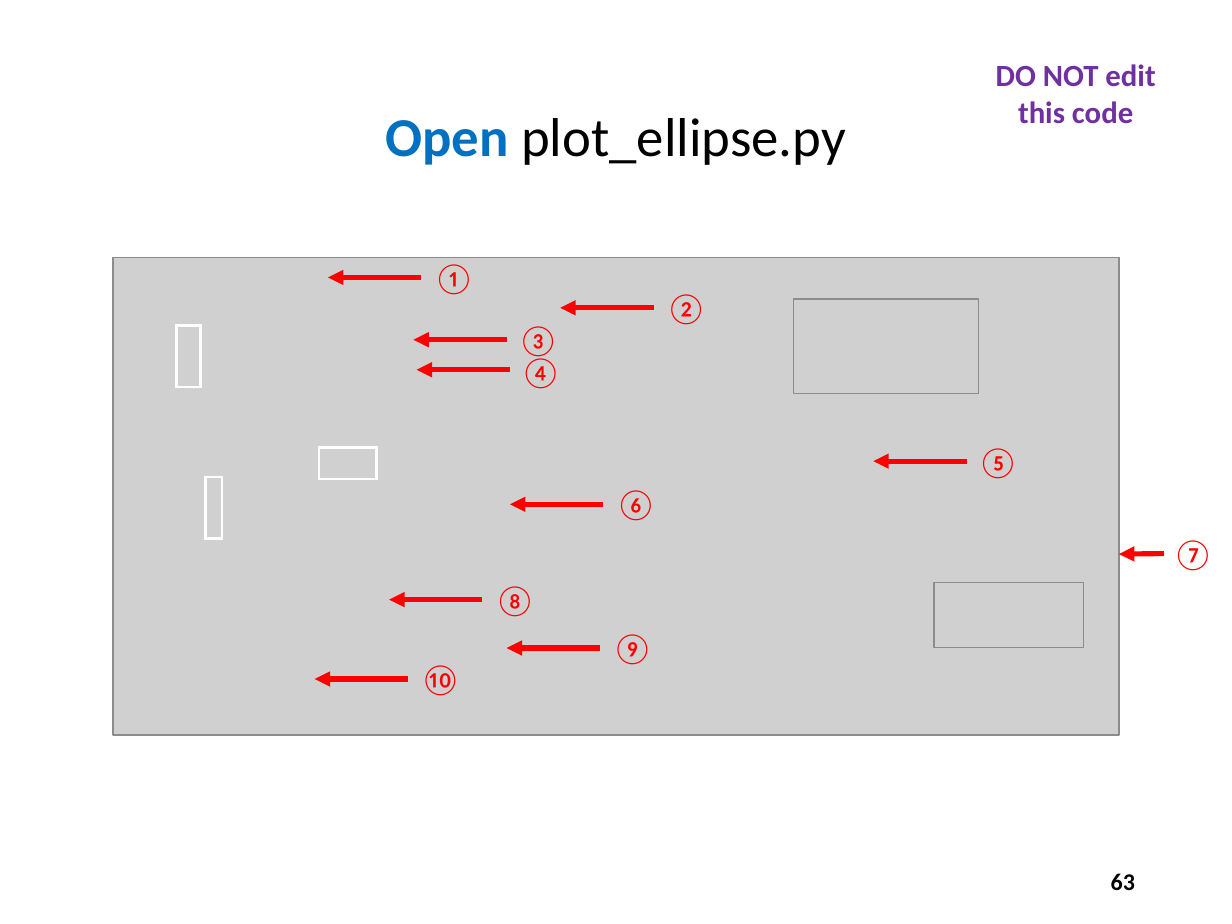
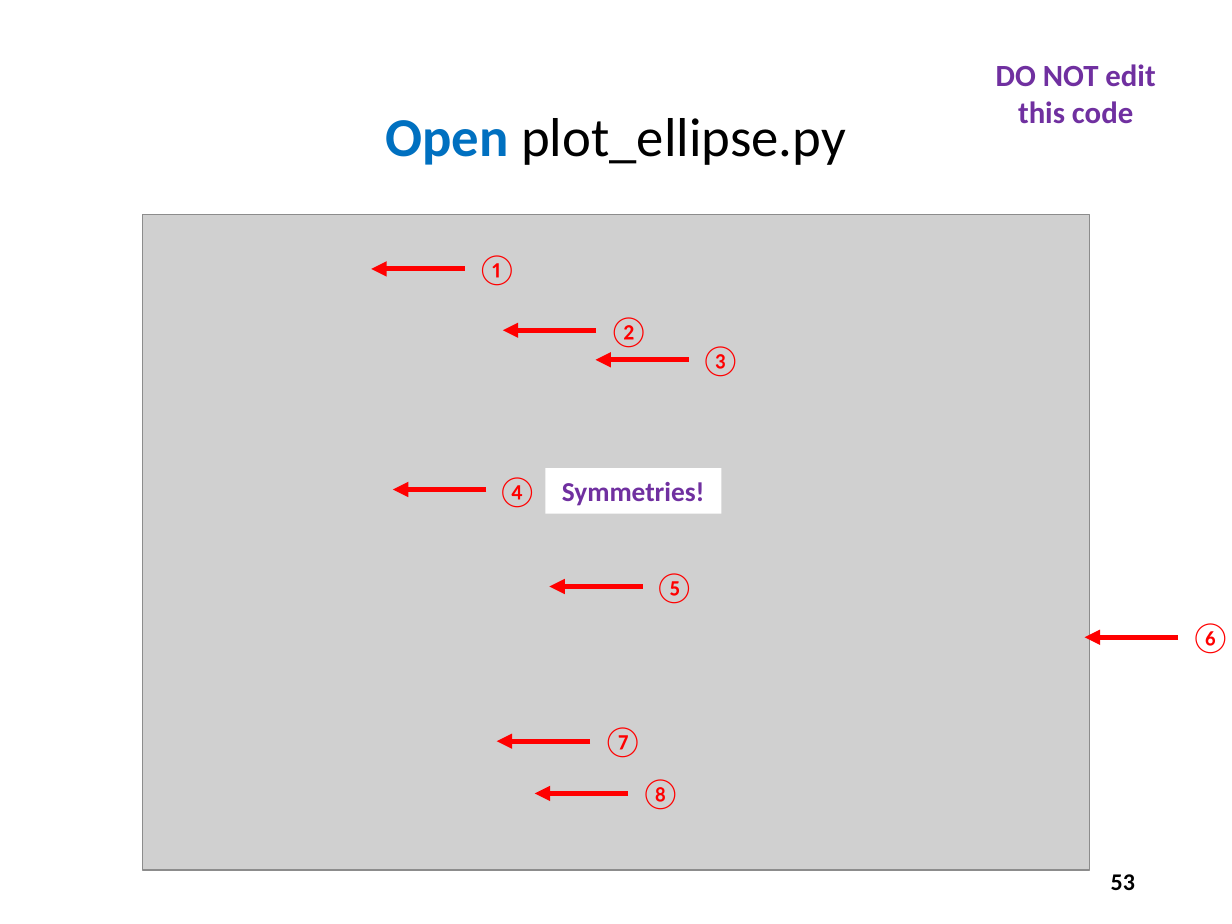
Before and after one commit to dbiersach/scicomp101, a slide deck: slide 53 of Session 05 - Cartesian Graphs and Conic Sections/Session 05 - Cartesian Graphs and Conic Sections.pptx (slide 63 before the commit). Drawn at 1232x924 pixels with LibreOffice and Linux fonts; fonts in the diff are those of the drawing; grey boxes stand for pictures. Boxes give left, top, right and bottom in pixels: in the first picture for what was removed or moved away, otherwise in the second. Text is boxed around its words. In the diff, an @@ line names an element or a change of style, - is before the commit and + after.

Commit message:
Moved trig topics to Session 07

```diff
--- a/Session 05 - Cartesian Graphs and Conic Sections/Session 05 - Cartesian Graphs and Conic Sections.pptx
+++ b/Session 05 - Cartesian Graphs and Conic Sections/Session 05 - Cartesian Graphs and Conic Sections.pptx
@@ picture: place and size @@
-picture at [113,257,1120,734]
+picture at [143,214,1090,870]
@@ arrow moved from (421, 277) - (328, 277) to (464, 269) - (371, 269) @@
@@ text "①": place and size @@
-text "①" at [434,264,475,295]
+text "①" at [477,255,518,286]
@@ picture added at [808,240,979,340] @@
@@ picture removed at [793,299,978,394] @@
@@ rectangle removed at [176,325,200,387] @@
@@ text "②": place and size @@
-text "②" at [666,294,707,325]
+text "②" at [608,317,649,348]
@@ arrow removed from (506, 340) to (414, 340) @@
@@ arrow moved from (654, 308) - (561, 308) to (596, 330) - (503, 330) @@
@@ text "③": place and size @@
-text "③" at [518,326,559,359]
+text "③" at [700,346,741,377]
@@ picture added at [780,331,1035,462] @@
@@ arrow moved from (510, 370) - (416, 370) to (689, 360) - (595, 360) @@
@@ rectangle removed at [319,447,376,478] @@
@@ rectangle removed at [206,477,222,538] @@
@@ text "④": place and size @@
-text "④" at [520,358,561,389]
+text "④" at [497,477,538,508]
@@ rectangle added at [546,468,722,514], fill #FFFFFF, 16 pt, text #7030A0, bold @@
+Symmetries!
@@ arrow moved from (604, 504) - (510, 504) to (487, 489) - (393, 489) @@
@@ text "⑤": place and size @@
-text "⑤" at [978,448,1019,479]
+text "⑤" at [654,573,695,604]
@@ arrow moved from (600, 648) - (506, 648) to (643, 586) - (549, 586) @@
@@ picture removed at [934,583,1083,648] @@
@@ arrow removed from (483, 600) to (389, 600) @@
@@ text "⑥": place and size @@
-text "⑥" at [616,490,657,521]
+text "⑥" at [1190,623,1231,654]
@@ text removed at [612,634,653,665] @@
-⑨
@@ arrow moved from (1164, 553) - (1119, 554) to (1178, 637) - (1084, 637) @@
@@ text removed at [420,665,461,696] @@
-⑩
@@ text "⑦": place and size @@
-text "⑦" at [1173,540,1214,571]
+text "⑦" at [602,727,643,758]
@@ arrow moved from (408, 679) - (314, 679) to (590, 742) - (496, 742) @@
@@ text "⑧": place and size @@
-text "⑧" at [495,586,536,617]
+text "⑧" at [640,779,681,810]
@@ arrow moved from (967, 461) - (873, 461) to (628, 793) - (535, 793) @@
@@ page number at [1111,874,1135,890]: text changed @@
-63
+53
```
Also in this commit, not shown: 10 other slides changed, 2 slides added, 29 slides removed.
